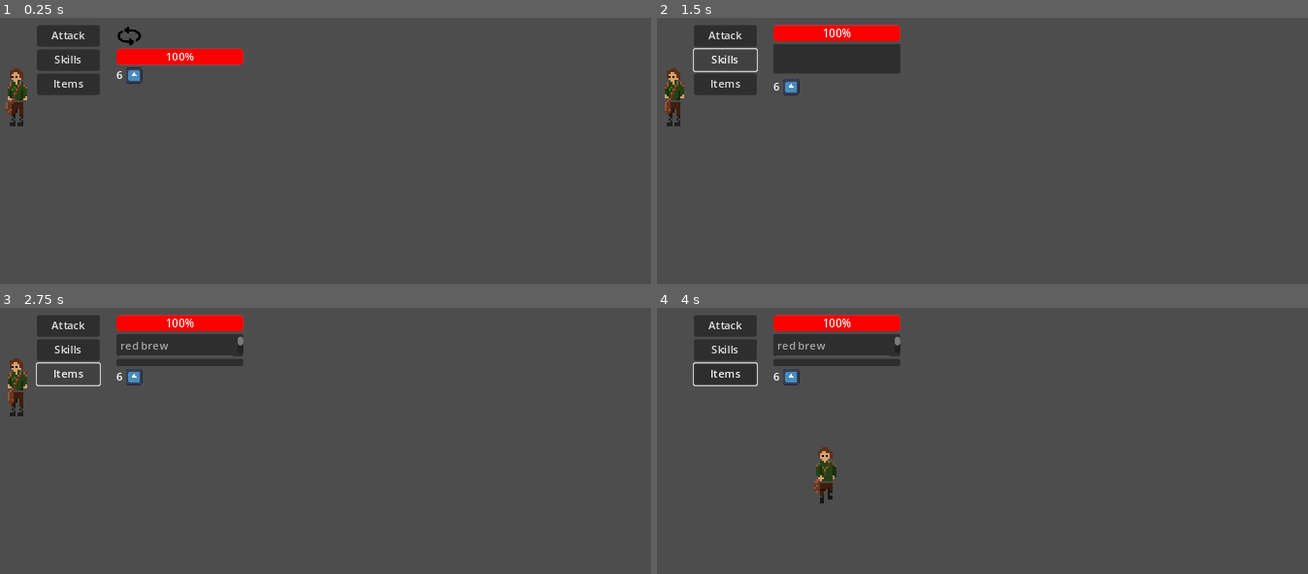
Above: before the commit, frames 1-4 (two rows, left to right).
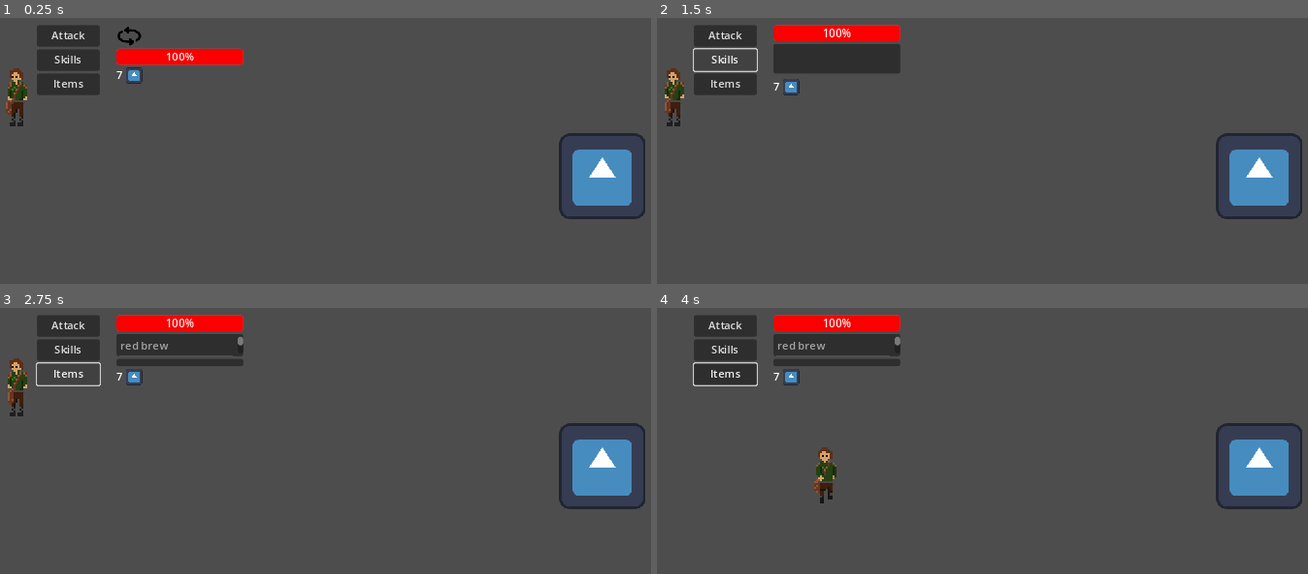
Above: after the commit, the same moments.

Repository: Frajerskie-Game-Studio/Shadow-Delivery
Game: Godot game, scene res://Scenes/World.tscn
Two runs of this game, one before a commit and one after it. Both use one fixed random seed, a clock stepped at 60 frames per second and the inputs below. The engine's default icon, where the game draws it, is replaced by a stand-in: a white triangle on a blue panel in a dark square.
Inputs (mouse positions are in pixels of both pictures, inside the frame that each line leads up to):
- Up to frame 1 (0.25 s): no input
- Up to frame 2 (1.5 s): click "Attack" at 0.5 s; click "Skills" at 1.25 s
- Up to frame 3 (2.75 s): click "Items" at 2 s
- Up to frame 4 (4 s): tap Enter at 2.75 s; move the mouse to (676, 385) at 2.77 s; hold D (move_right) 2.78-3.53 s; tap Space (Shoot) at 2.85 s; move the mouse to (819, 496) at 3.52 s; hold S (move_down) from 3.53 s (still down); click (819, 496) at 3.6 s

The runs differ from the first frame. In frame 1, 2.4% of the frame differs, in the area x 17-100%, y 20-76%; in frame 2, 2.4%; in frame 3, 2.4%; in frame 4, 2.4%.

Commit message:
quick fixes

Diff:
--- a/Data/mikut_data.json
+++ b/Data/mikut_data.json
@@ -34,7 +34,7 @@
 			"Magnesium grenade",
 			"Crude design, explosive effect",
 			50,
-			6
+			7
 		],
 		"Armor": [
 			"Penis armor",
--- a/Data/party_data.json
+++ b/Data/party_data.json
@@ -31,17 +31,17 @@
 			"Armor",
 			15
 		],
+		"Fuck_u_pistol": [
+			"Fuck u stronger than ever",
+			"Range_weapon",
+			50,
+			1
+		],
 		"Dix_pistol": [
 			"A little old, but reliable",
 			"Range_weapon",
 			60,
 			6
-		],
-		"Fuck_u_pistol": [
-			"Fuck u stronger than ever",
-			"Range_weapon",
-			50,
-			1
 		]
 	}
 }
--- a/Data/party_resources.json
+++ b/Data/party_resources.json
@@ -1,10 +1,10 @@
 {
 	"magnesium": {
-		"ammount": 36,
+		"ammount": 35,
 		"texture": ""
 	},
 	"skeleton_powder": {
-		"ammount": 46,
+		"ammount": 45,
 		"texture": ""
 	}
 }
--- a/Scenes/Actors/Player.tscn
+++ b/Scenes/Actors/Player.tscn
@@ -68,7 +68,7 @@
 advance_mode = 2
 
 [sub_resource type="AnimationNodeStateMachine" id="AnimationNodeStateMachine_whmtg"]
-states/End/position = Vector2(1121, 161)
+states/End/position = Vector2(1121, 164)
 states/Idle/node = SubResource("AnimationNodeBlendSpace2D_1210a")
 states/Idle/position = Vector2(384, 60)
 states/Move/node = SubResource("AnimationNodeBlendSpace2D_2ddjg")
@@ -378,7 +378,7 @@
 [node name="AnimationTree" type="AnimationTree" parent="."]
 tree_root = SubResource("AnimationNodeStateMachine_whmtg")
 anim_player = NodePath("../AnimationPlayer")
-parameters/Idle/blend_position = Vector2(-0.641581, 0.396825)
+parameters/Idle/blend_position = Vector2(0, 0)
 parameters/Move/blend_position = Vector2(0, 0)
 
 [node name="AnimationPlayer" type="AnimationPlayer" parent="."]
--- a/Scenes/World.tscn
+++ b/Scenes/World.tscn
@@ -20,9 +20,9 @@
 visible = false
 
 [node name="NPC" parent="." instance=ExtResource("3_k464w")]
-visible = false
 position = Vector2(1002, 312)
 
 [connection signal="itemDone" from="." to="Menu" method="_on_world_item_done"]
 [connection signal="itemUsed" from="Menu" to="." method="_on_canvas_layer_item_used"]
 [connection signal="saveEq" from="Menu" to="." method="_on_menu_save_eq"]
+[connection signal="showDialog" from="NPC" to="." method="_on_npc_show_dialog"]
--- a/scripts/World.gd
+++ b/scripts/World.gd
@@ -15,7 +15,6 @@
 	var temp_data = JSON.parse_string(text)
 	data = temp_data
 	party_items = temp_data["items"]
-	#"res://Data/darkslime_data.json", "res://Data/darkslime_data.json"
 	#$Node.load_entities(["res://Scenes/Actors/Player.tscn", "res://Scenes/Actors/Lucjan.tscn"], ["res://Data/darkslime_data.json", "res://Data/darkslime_data.json"])
 
 func _process(delta):
@@ -28,11 +27,9 @@
 				$Player.lock()
 				$Menu.visible = true
 
-
-
-
 #showing dialog window (signal from NPC)
 func _on_npc_show_dialog(npc_name, dialog_dict, dialog_npc):
+	print("DIAKIG")
 	in_dialog = true
 	$Player.lock()
 	var this_dialog = dialog_hud.instantiate()
